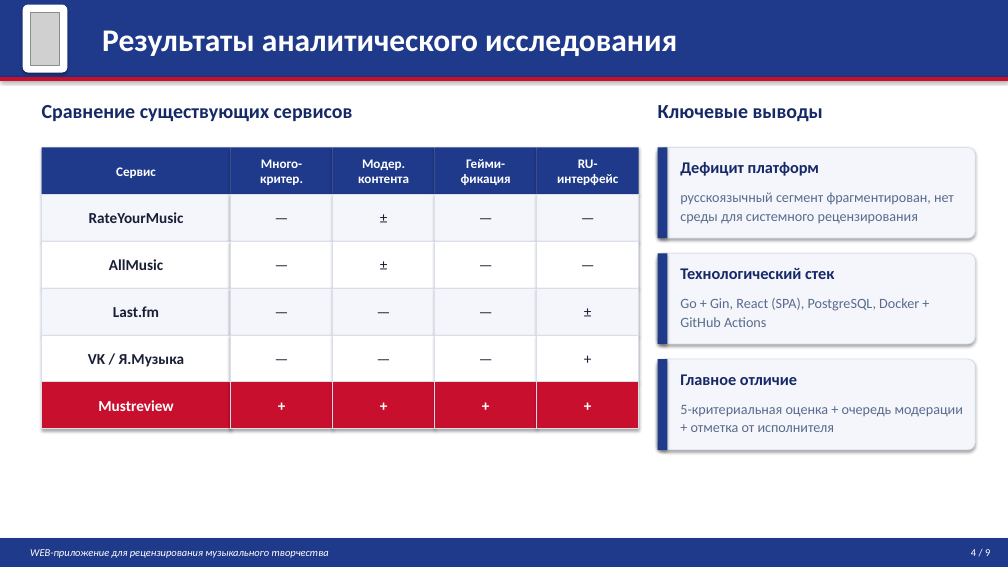
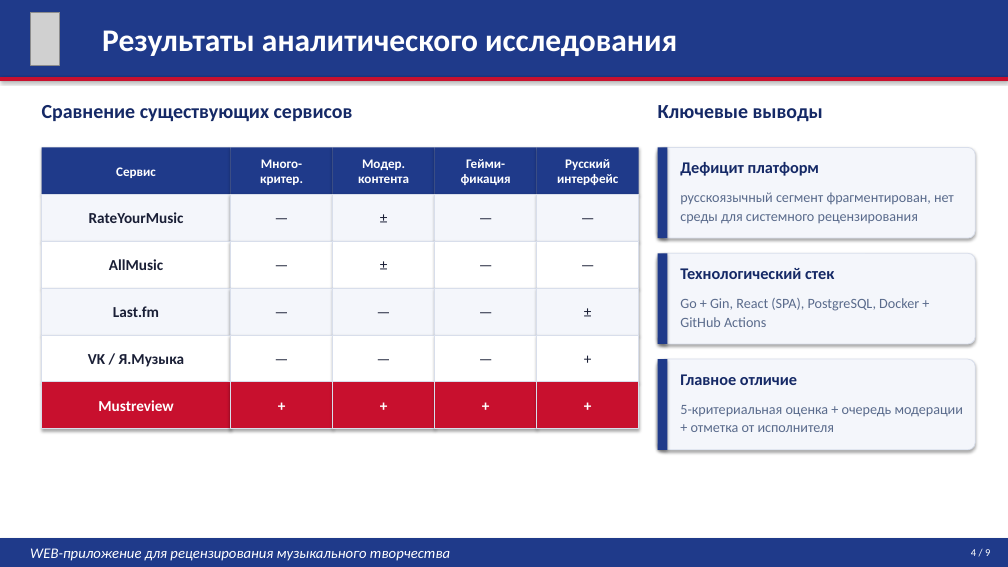
Before and after one commit to Afonk1n/vkr, a slide deck: slide 4 of Пояснительная записка/Презентация/presentation_v3.pptx. Drawn at 1008x567 pixels with LibreOffice and Linux fonts; fonts in the diff are those of the drawing; grey boxes stand for pictures. Boxes give left, top, right and bottom in pixels: in the first picture for what was removed or moved away, otherwise in the second. Text is boxed around its words. In the diff, an @@ line names an element or a change of style, - is before the commit and + after.

```diff
--- a/Пояснительная записка/Презентация/presentation_v3.pptx
+++ b/Пояснительная записка/Презентация/presentation_v3.pptx
@@ rounded rectangle removed at [23, 5, 67, 73] @@
@@ text at [565, 159, 610, 170]: text changed @@
-RU-
+Русский
@@ text "WEB-приложение для рецензирования музыкального творчества" at [30, 548, 450, 561]: size 10 to 14 pt @@
```
Also in this commit, not shown: 8 other slides changed, 4 other files.
